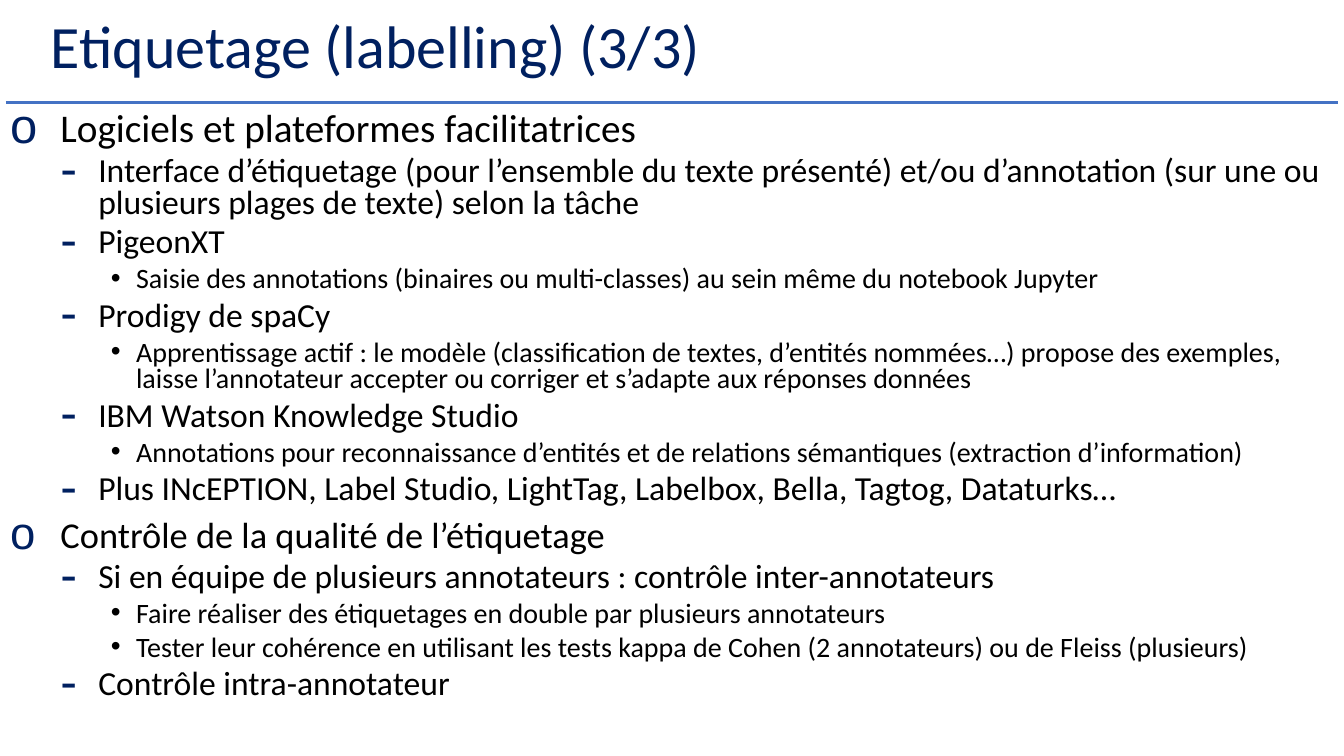
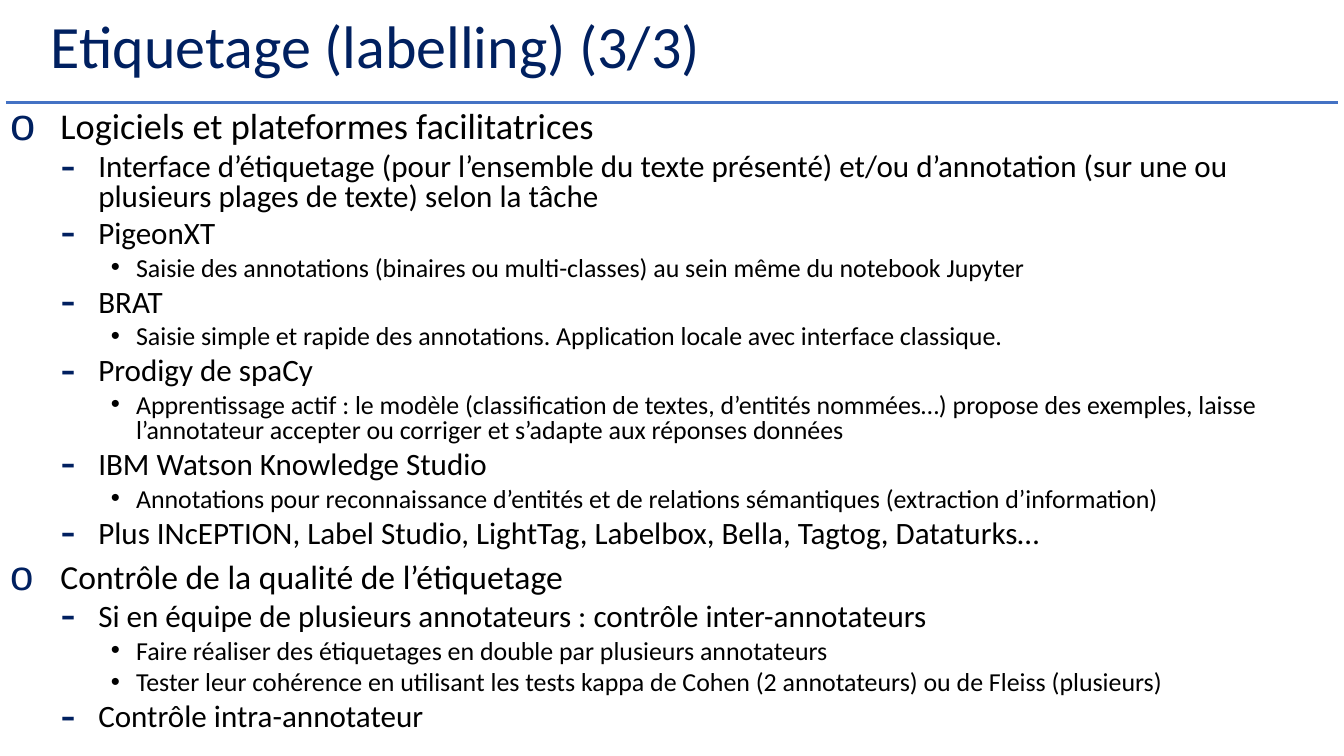
Before and after one commit to Herve-Guerin/cours-NLP-Gustave-Eiffel, a slide deck: slide 62 of Slides/NLP et Analyse Textuelle V2 - 2.pptx (slide 63 before the commit). Drawn at 1344x756 pixels with LibreOffice and Linux fonts; fonts in the diff are those of the drawing. Boxes give left, top, right and bottom in pixels: in the first picture for what was removed or moved away, otherwise in the second. Text is boxed around its words. In the diff, an @@ line names an element or a change of style, - is before the commit and + after.

```diff
--- a/Slides/NLP et Analyse Textuelle V2 - 2.pptx
+++ b/Slides/NLP et Analyse Textuelle V2 - 2.pptx
@@ text at (x1=60, y1=113, x2=1255, y2=728): size 28 to 25.9 pt in "Logiciels et plateformes facilitatrices"; size 24 to 22.2 pt in "Interface d’étiquetage (pour l’ensemble du texte présenté) ...", "PigeonXT", "Prodigy de spaCy", "IBM Watson Knowledge Studio" and 3 more places; size 20 to 18.5 pt in "Saisie des annotations (binaires ou multi-classes) au ...", "Apprentissage actif : le modèle (classification de ...", "Annotations pour reconnaissance d’entités et de relations ...", "Faire réaliser des étiquetages en double par ..." and 1 more places; size 26 to 24.1 pt in "Contrôle de la qualité de l’étiquetage" @@
@@ text at (x1=98, y1=293, x2=1002, y2=350): paragraphs added @@
+  – BRAT
+    • Saisie simple et rapide des annotations. Application locale avec interface classique.
```
Also in this commit, not shown: 21 other slides changed, 5 slides added.
